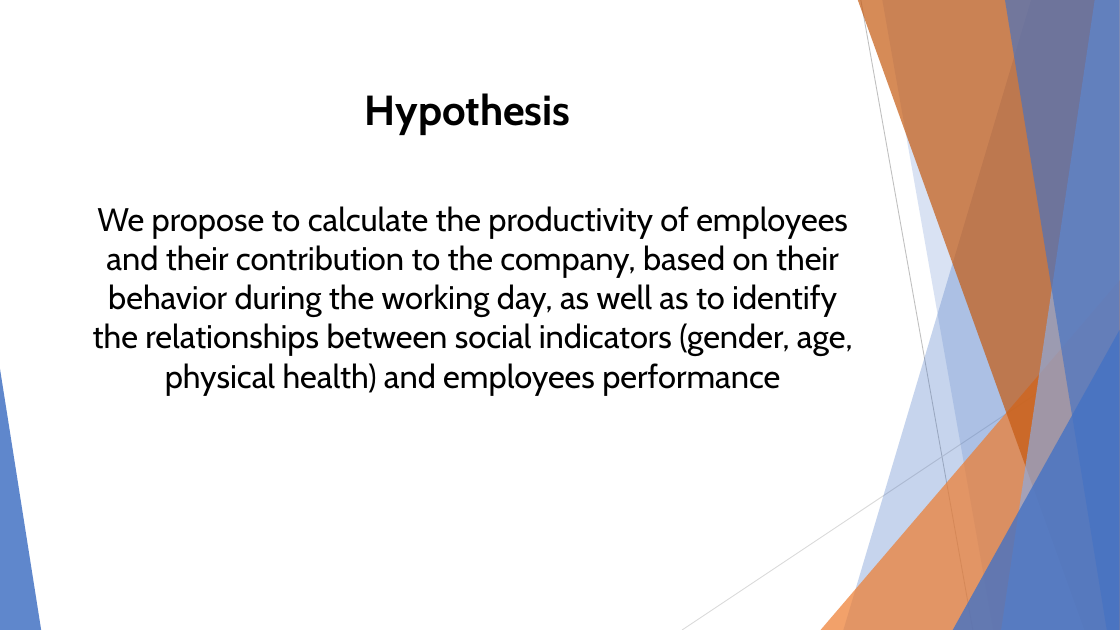
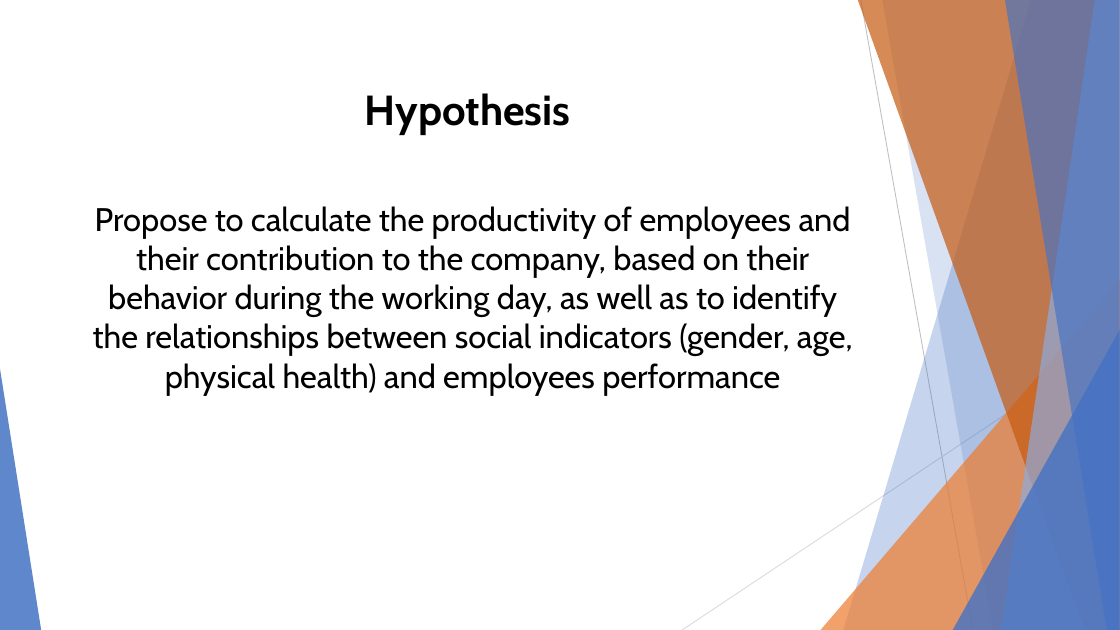
Before and after one commit to BekA-012/ms_kbtu_dv, a slide deck: slide 3 of HW #1/New approach to productivity.pptx. Drawn at 1120x630 pixels with LibreOffice and Linux fonts; fonts in the diff are those of the drawing. Boxes give left, top, right and bottom in pixels: in the first picture for what was removed or moved away, otherwise in the second. Text is boxed around its words. In the diff, an @@ line names an element or a change of style, - is before the commit and + after.

```diff
--- a/HW #1/New approach to productivity.pptx
+++ b/HW #1/New approach to productivity.pptx
@@ text at [93, 206, 853, 396]: text changed @@
-We propose to calculate the productivity of employees and their contribution to the company, based on their behavior during the working day, as well as to identify the relationships between social indicators (gender, age, physical health) and employees performance
+Propose to calculate the productivity of employees and their contribution to the company, based on their behavior during the working day, as well as to identify the relationships between social indicators (gender, age, physical health) and employees performance
```
Also in this commit, not shown: 3 other slides changed.
